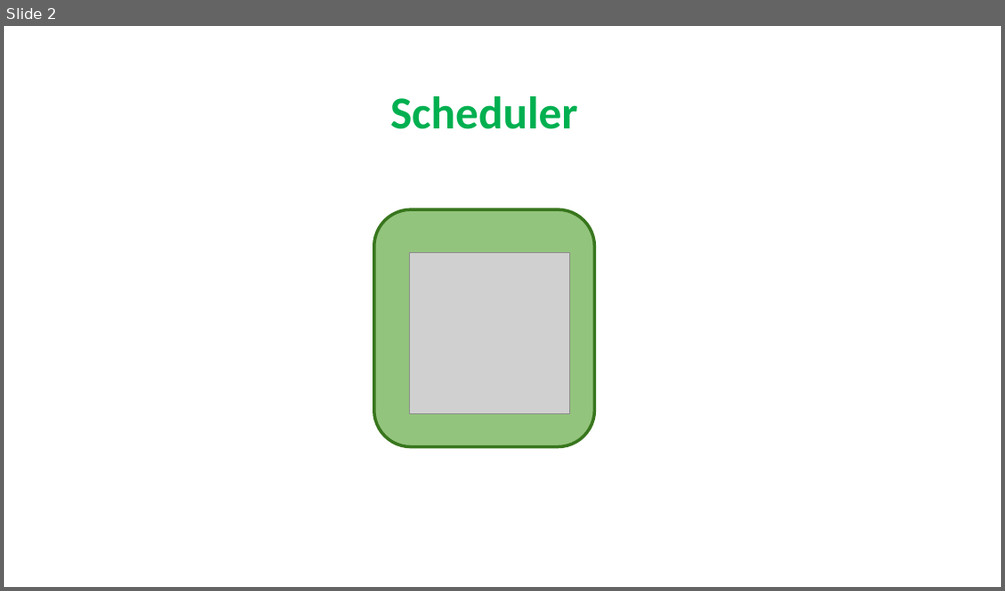
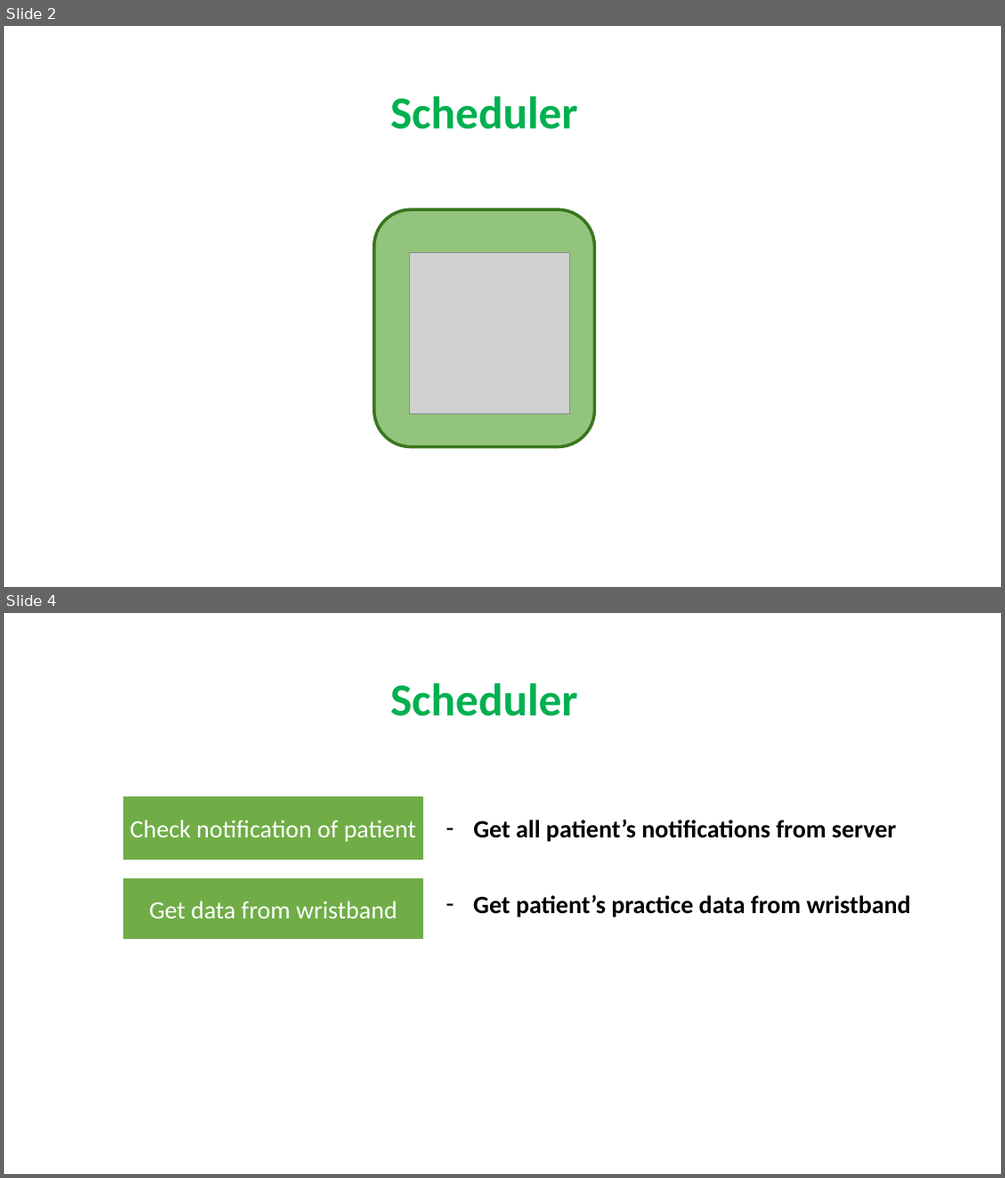
Before and after one commit to quantdse60878/HSTS, a slide deck: docs/Temperature Presentation/Khuong/khuong.pptx. Shown one above the other, each under a label of ours: slide 2 before the commit, slides 2 and 4 after it; the slides between them are not shown. The pictures are 1005x591 and 1005x1178 pixels, drawn with LibreOffice and Linux fonts; fonts in the diff are those of the drawing; grey boxes stand for pictures. Boxes give left, top, right and bottom in pixels: in the first picture for what was removed or moved away, otherwise in the second. Text is boxed around its words. In the diff, an @@ line names an element or a change of style, - is before the commit and + after.

```diff
--- a/docs/Temperature Presentation/Khuong/khuong.pptx
+++ b/docs/Temperature Presentation/Khuong/khuong.pptx
@@ slide 4 added at [4,613,1001,1174], background #FFFFFF @@
@@ text added at [390,683,578,716], 44 pt, text #00B050, bold @@
+Scheduler
@@ rectangle added at [123,796,423,860], fill #70AD47, outline #FFFFFF 1.5 pt, 24 pt, text #FFFFFF @@
+Check notification of patient
@@ text added at [473,819,896,842], 24 pt, text #000000, bold @@
+– Get all patient’s notifications from server
@@ rectangle added at [123,877,423,939], fill #70AD47, outline #FFFFFF 1.5 pt, 24 pt, text #FFFFFF @@
+Get data from wristband
@@ text added at [473,894,911,917], 24 pt, text #000000, bold @@
+– Get patient’s practice data from wristband
```
Also in this commit, not shown: 1 slide changed, 12 other slides added.
